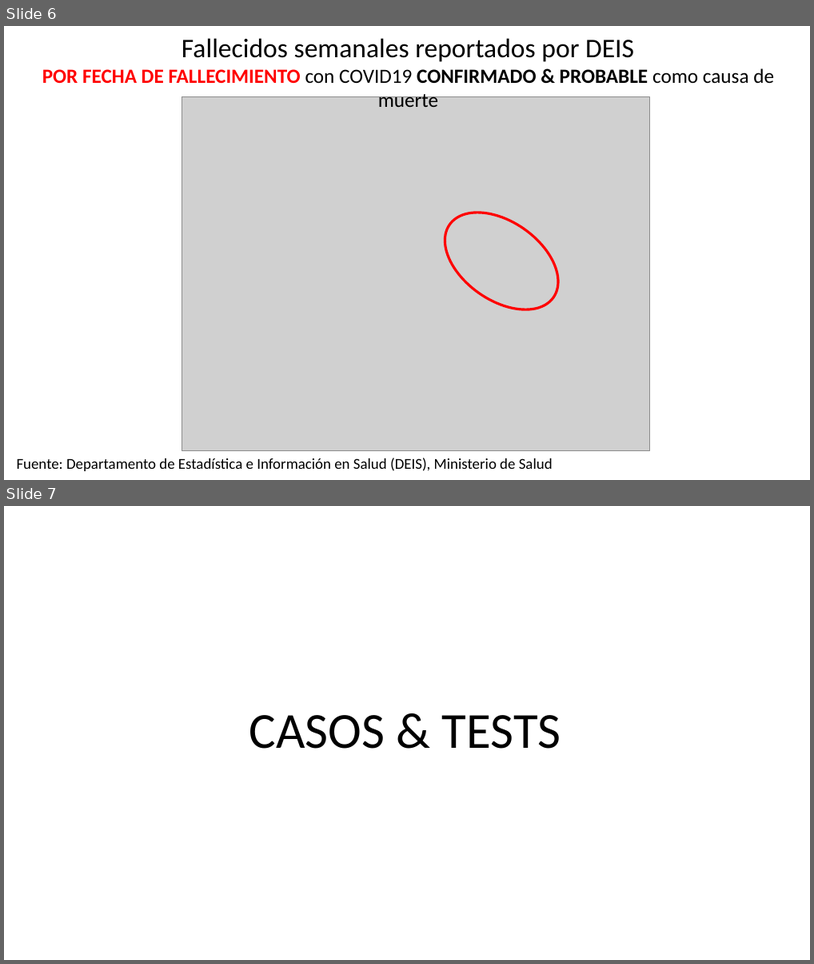
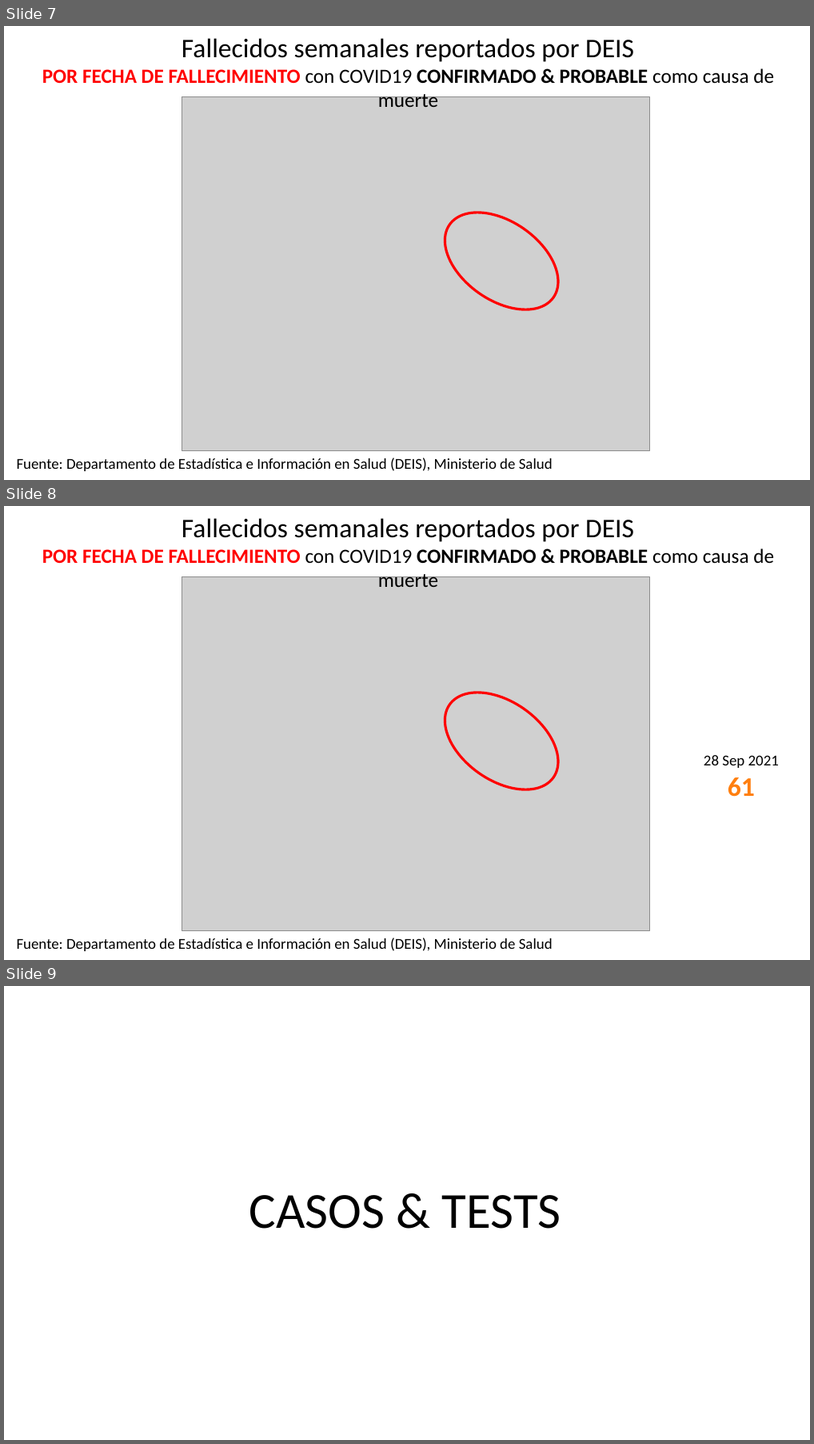
Before and after one commit to dataCovid19CL/capsulasSemanales, a slide deck: DATOS COVID Chile 2022 04 09.pptx. Shown one above the other, each under a label of ours: slides 6 and 7 before the commit, slides 7, 8 and 9 after it. The pictures are 814x964 and 814x1444 pixels, drawn with LibreOffice and Linux fonts; fonts in the diff are those of the drawing; grey boxes stand for pictures. Boxes give left, top, right and bottom in pixels: in the first picture for what was removed or moved away, otherwise in the second. Text is boxed around its words. In the diff, an @@ line names an element or a change of style, - is before the commit and + after.

```diff
--- a/DATOS COVID Chile 2022 04 09.pptx
+++ b/DATOS COVID Chile 2022 04 09.pptx
@@ slide 8 added at (4, 506, 810, 960), background #FFFFFF @@
@@ text added at (42, 518, 774, 564), 24 pt, text #000000 @@
+Fallecidos semanales reportados por DEIS
+POR FECHA DE FALLECIMIENTO con COVID19 CONFIRMADO & PROBABLE como causa de muerte
@@ picture added at (182, 576, 650, 931) @@
@@ ellipse added at (427, 672, 577, 809), outline #FF0000 3 pt @@
@@ text added at (704, 755, 779, 796), 18 pt, text #000000 @@
+28 Sep 2021
+61
@@ text added at (17, 937, 553, 951), 18 pt, text #000000 @@
+Fuente: Departamento de Estadística e Información en Salud (DEIS), Ministerio de Salud
@@ what was slide 6 is now slide 7 @@
@@ what was slide 7 is now slide 9 @@
```
Also in this commit, not shown: 1 slide changed, 1 other slide added, 1 other file.
